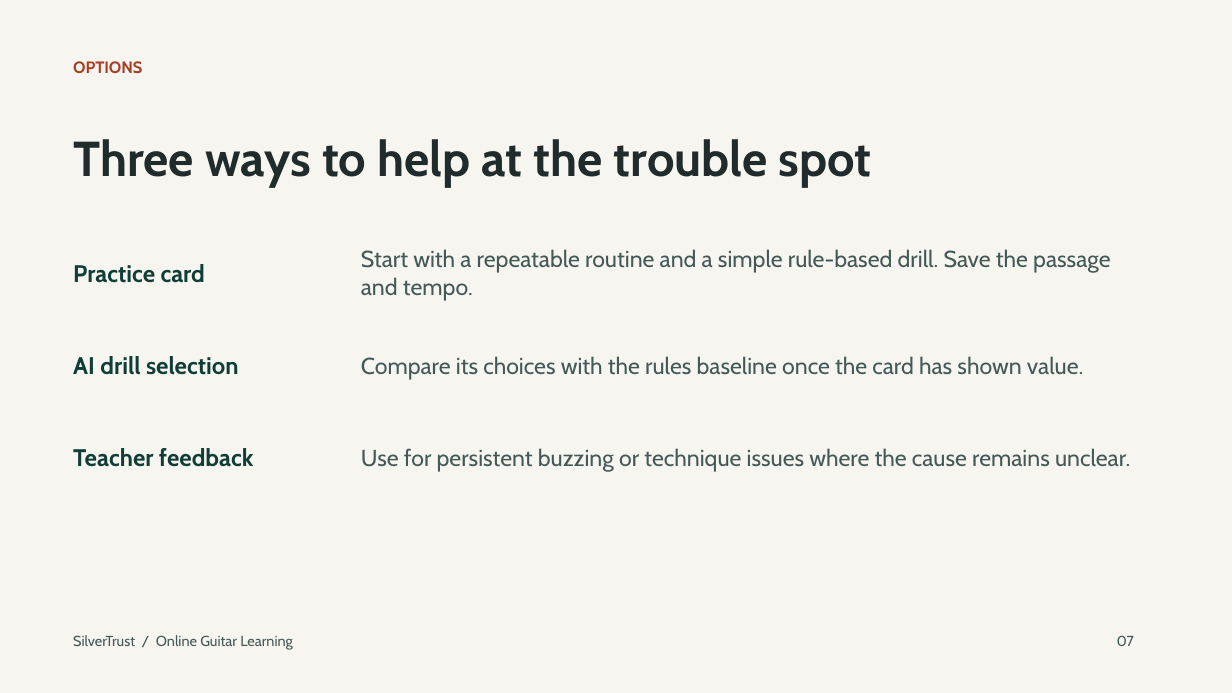
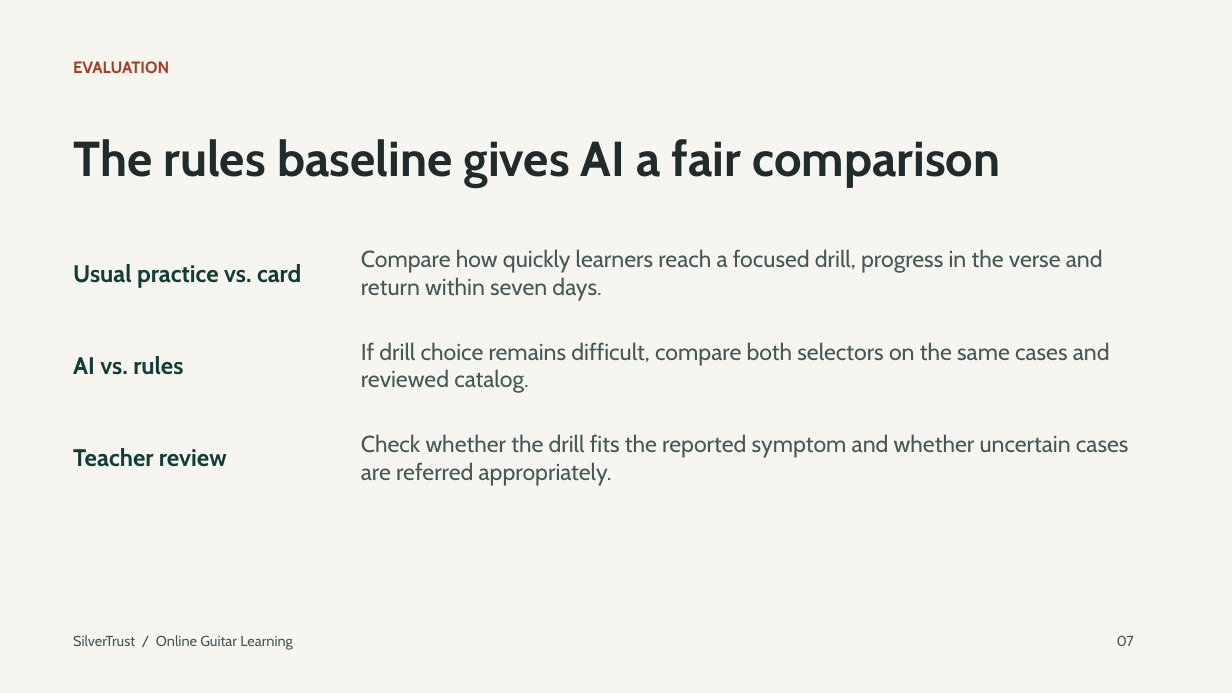
Before and after one commit to s-rostovskyi/silvertrust-ai-consulting, a slide deck: slide 7 of rostovskyi_consultant_online_guitar_solutions.pptx. Drawn at 1232x693 pixels with LibreOffice and Linux fonts; fonts in the diff are those of the drawing. Boxes give left, top, right and bottom in pixels: in the first picture for what was removed or moved away, otherwise in the second. Text is boxed around its words. In the diff, an @@ line names an element or a change of style, - is before the commit and + after.

Commit message:
Revise SilverTrust deliverables after instructor feedback

```diff
--- a/rostovskyi_consultant_online_guitar_solutions.pptx
+++ b/rostovskyi_consultant_online_guitar_solutions.pptx
@@ text at [73, 61, 169, 73]: text changed @@
-OPTIONS
+EVALUATION
@@ text at [73, 139, 1000, 187]: text changed @@
-Three ways to help at the trouble spot
+The rules baseline gives AI a fair comparison
@@ text at [73, 264, 301, 288]: text changed @@
-Practice card
+Usual practice vs. card
@@ text at [361, 249, 1103, 301]: text changed @@
-Start with a repeatable routine and a simple rule-based drill. Save the passage and tempo.
+Compare how quickly learners reach a focused drill, progress in the verse and return within seven days.
@@ text at [73, 356, 183, 375]: text changed @@
-AI drill selection
+AI vs. rules
@@ text at [361, 342, 1110, 393]: text changed @@
-Compare its choices with the rules baseline once the card has shown value.
+If drill choice remains difficult, compare both selectors on the same cases and reviewed catalog.
@@ text at [73, 448, 227, 467]: text changed @@
-Teacher feedback
+Teacher review
@@ text at [361, 434, 1129, 486]: text changed @@
-Use for persistent buzzing or technique issues where the cause remains unclear.
+Check whether the drill fits the reported symptom and whether uncertain cases are referred appropriately.
```
Also in this commit, not shown: 5 other slides changed, 6 slides added, 6 slides removed, 3 other files.
